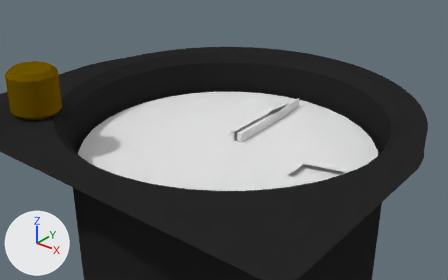
Renders of the Blender file Instruments/altimeter/altimeter.blend from each side of a commit.
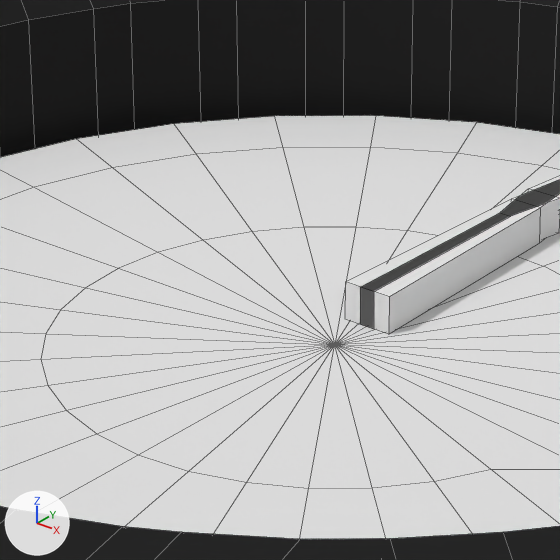
There are two pictures of each version: one from a camera (50 mm lens) standing at (0.0702, -0.0891, 0.0461) and looking at (-0.0006, -0.0006, -0.0087), one close up on the part from 33% to 63% of the width and 23% to 70% of the height. Every picture has the same lights, and +X, +Y and +Z are marked at lower left. The close-ups show mesh edges as thin lines.

Objects in the first close-up: 'case', 'hundreds needle', 'legend', 'thousands needle'.
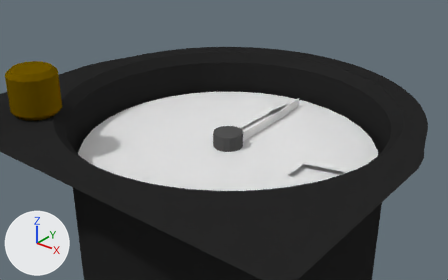
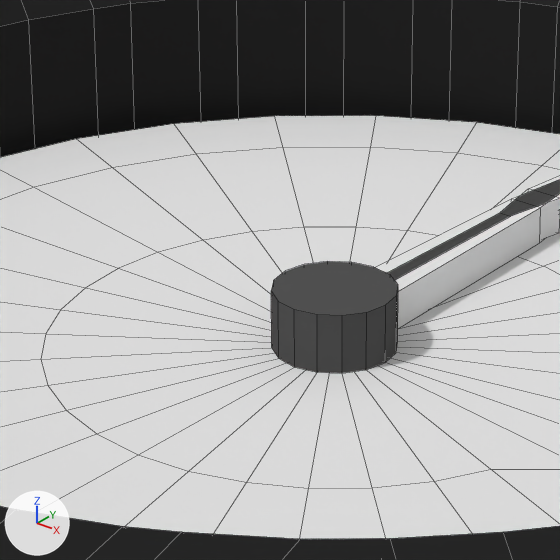
Patch to the scene script:
```diff
--- a/Instruments/altimeter/altimeter.blend.py
+++ b/Instruments/altimeter/altimeter.blend.py
@@ mat_hub @@
+mat_hub = diffuse_material('hub')
+mat_hub.base_color = (0.0871, 0.0871, 0.0871)  # dark grey #535353
@@ me_hub @@
+me_hub.from_pydata(...)  # 32 vertices, 17 faces; spans x -0.00303..0.00303, y -0.00303..0.00303, z -0.001..0.002
+me_hub.materials.append(mat_hub)  # dark grey #535353
@@ ob_hub @@
+ob_hub = bpy.data.objects.new('hub', me_hub)
+ob_hub.location = (0.0, 0.0, -0.009)
+ob_hub.rotation_euler = (0.0, 0.0, 3.142)  # degrees (0, 0, 180)
```

Pixel boxes [x1, y1, x2, y2] of what changed, in the close-ups (560 x 560 px):
'hub', added
    after: [271, 261, 398, 373]
